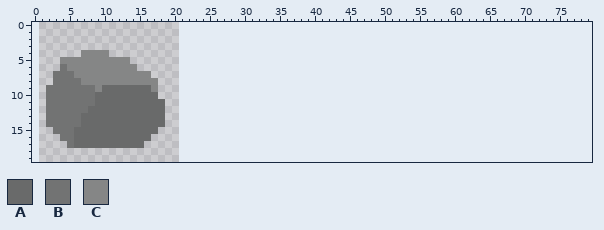
Pixel-art file, stored at art/rock.aseprite. This is how it looked before the edit.
20x20 pixels, 1 frame. The old version is drawn lined up with the new one, on the new canvas.
Palette (. is transparent): A #696a6a  B #727373  C #858686
Pixels before, first column x 2:
 4 .....CCCC........
 5 ..CCCCCCCCCC.....
 6 ..BCCCCCCCCCC....
 7 .BBBCCCCCCCCCCC..
 8 .BBBBCCCCCCCCCCC.
 9 BBBBBBBCAAAAAAAC.
10 BBBBBBBAAAAAAAAA.
11 BBBBBBBAAAAAAAAAA
12 BBBBBBAAAAAAAAAAA
13 BBBBBAAAAAAAAAAAA
14 BBBBBAAAAAAAAAAAA
15 .BBBAAAAAAAAAAAA.
16 ..BBAAAAAAAAAAA..
17 ...BAAAAAAAAAA...
The result:
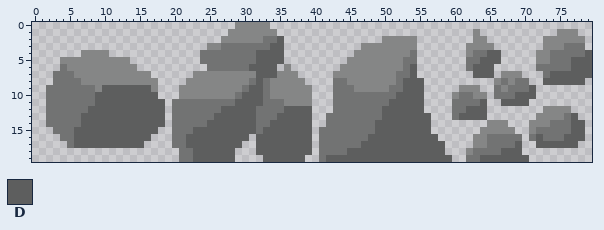
Colours new in this view: D #5d5e5e
What changed:
canvas 20x20 -> 80x20, the old top-left corner now at 1,0
The edit adds colour B in row 2 at x 33 to 34; in row 3 at x 27 to 33 and 76 to 78; in row 4 at x 24 to 31, 54, 63 to 64 and 74 to 78; in row 5 at x 24 to 31, 53 to 54, 62 to 63 and 74 to 76; in row 6 at x 25 to 30, 53, 62 and 72 to 76; in row 7 at x 52 to 53 and 73.
The edit adds colour B in row 8 at x 31, 33, 43 to 44, 52, 67 and 69 to 70; in row 9 at x 30, 33, 43 to 45, 51 to 52, 66 and 68 to 70; in row 10 at x 29, 33, 43 to 51, 61 to 62 and 66 to 68; in row 11 at x 20 to 28, 33 to 35, 43 to 50 and 60 to 63; in row 12 at x 20 to 26, 32 to 35, 43 to 49 and 60 to 61; in row 13 at x 20 to 25, 32 to 34, 42 to 49, 60 and 76.
The edit adds colour B in row 14 at x 20 to 24, 32 to 33, 42 to 48 and 74 to 76; in row 15 at x 20 to 22, 32, 41 to 48 and 72 to 76; in row 16 at x 20 to 21, 41 to 47, 65 to 69, 71 and 73 to 75; in row 17 at x 20 to 21, 41 to 46 and 65 to 68; in row 18 at x 21 to 22, 41 to 44 and 63 to 66; in row 19 at x 21 to 22, 41 and 62 to 63.
The edit adds colour C in row 0 at x 29 to 33; in row 1 at x 28 to 34, 63 and 75 to 77; in row 2 at x 27 to 32, 50 to 54, 63 to 64 and 73 to 78; in row 3 at x 25 to 26, 47 to 54, 62 to 65 and 73 to 75; in row 4 at x 46 to 53, 62 and 72 to 73; in row 5 at x 45 to 52 and 72 to 73.
The edit adds colour C in row 6 at x 36 and 44 to 52; in row 7 at x 23 to 31, 35 to 37, 43 to 51 and 67 to 69; in row 8 at x 22 to 30, 34 to 38, 45 to 51, 66 and 68; in row 9 at x 21 to 29, 34 to 39, 46 to 50, 61 to 63 and 67; in row 10 at x 21 to 28, 34 to 39, 60 and 63 to 64; in row 11 at x 36 to 39.
The edit adds colour C in row 12 at x 73 to 76; in row 13 at x 72 to 75; in row 14 at x 65 to 67 and 71 to 73; in row 15 at x 64 to 68 and 71; in rows 16 to 17 at x 63 to 64; in row 18 at x 62.
The edit adds colour D in row 2 at x 35; in row 3 at x 34 to 35; in row 4 at x 32 to 35, 65 to 66 and 79; in row 5 at x 32 to 35, 64 to 66 and 77 to 79; in row 6 at x 31 to 34, 54, 63 to 65 and 77 to 79; in row 7 at x 32 to 34, 54, 63 to 65 and 74 to 79.
The edit adds colour D in row 8 at x 32, 53 to 55 and 73 to 78; in row 9 at x 31 to 32, 53 to 55 and 71; in row 10 at x 30 to 32, 52 to 55 and 69 to 71; in row 11 at x 29 to 32, 51 to 55, 64 and 67 to 70; in row 12 at x 27 to 31, 36 to 39, 50 to 55 and 62 to 64; in row 13 at x 26 to 31, 35 to 39, 50 to 56, 61 to 64 and 77.
The edit adds colour D in row 14 at x 25 to 31, 34 to 39, 49 to 56 and 77 to 78; in row 15 at x 23 to 31, 33 to 39, 49 to 56 and 77 to 78; in row 16 at x 22 to 30, 32 to 39, 48 to 57, 72 and 76 to 78; in row 17 at x 22 to 29, 32 to 39, 47 to 58, 69 and 72 to 77; in row 18 at x 23 to 28, 32 to 39, 45 to 58 and 67 to 69; in row 19 at x 23 to 28, 33 to 38, 42 to 59 and 64 to 70.
Colour A gives way to colour D in row 9 at x 10 to 16; in row 10 at x 9 to 17; in row 11 at x 9 to 18; in row 12 at x 8 to 18; in rows 13 to 14 at x 7 to 18; in row 15 at x 6 to 17.
Colour A gives way to colour D in row 16 at x 6 to 16; in row 17 at x 6 to 15.
Pixel boxes of the changes (left, top, right, bottom) in both pictures:
changed: (74, 22, 592, 162)
